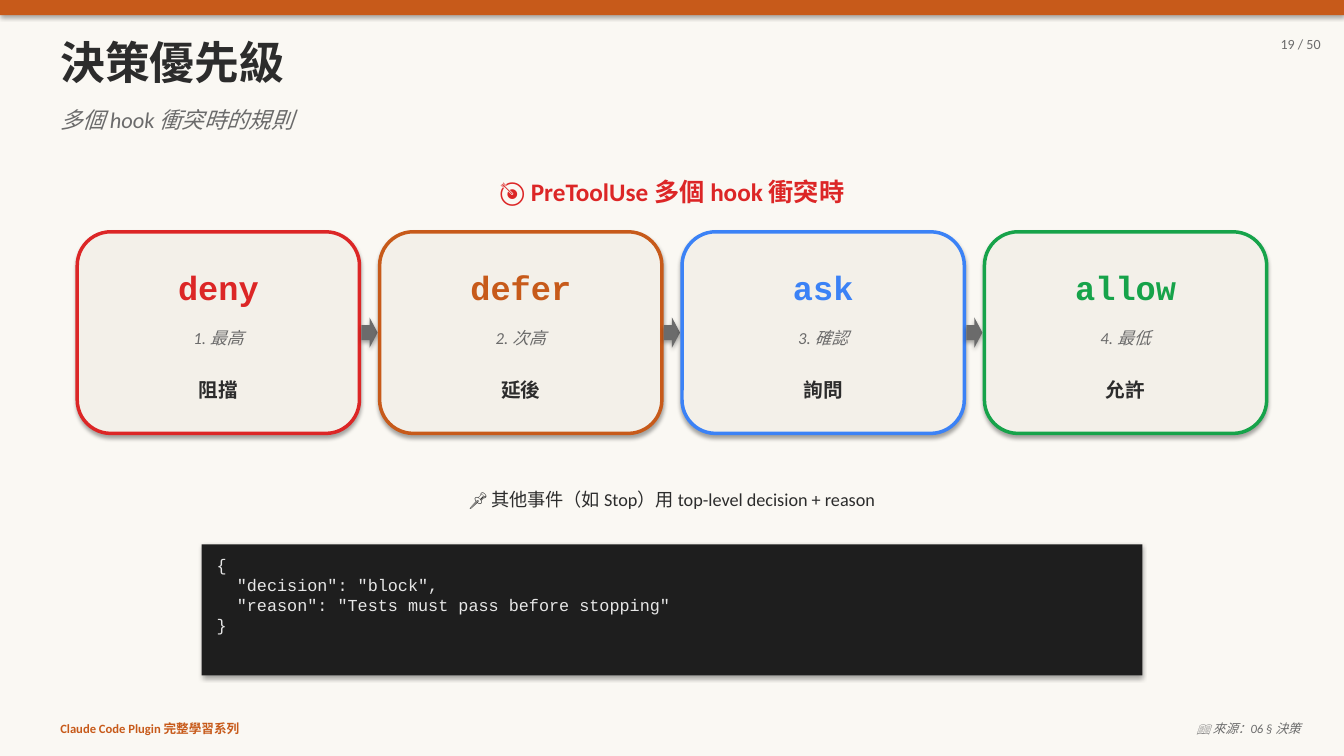
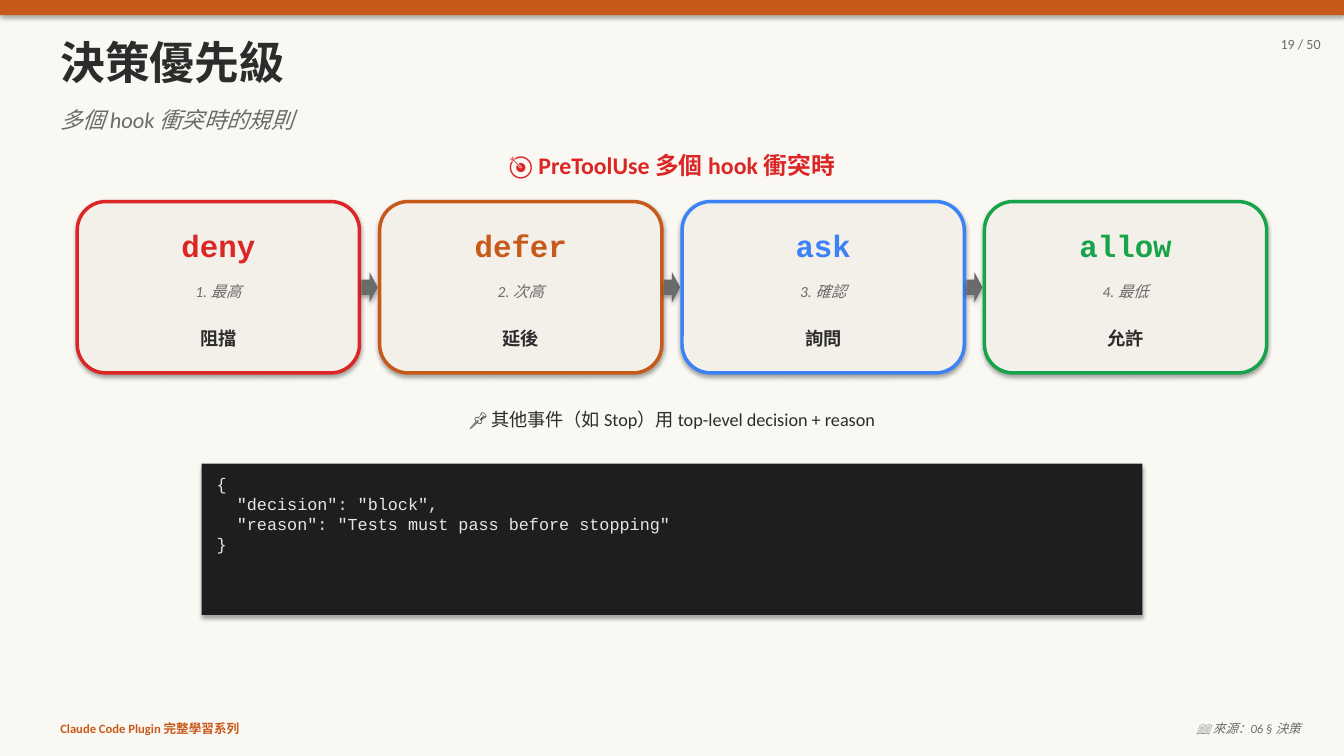
Before and after one commit to kcf7012/pi-proj, a slide deck: slide 19 of 06-hooks.pptx. Drawn at 1344x756 pixels with LibreOffice and Linux fonts; fonts in the diff are those of the drawing. Boxes give left, top, right and bottom in pixels: in the first picture for what was removed or moved away, otherwise in the second. Text is boxed around its words. In the diff, an @@ line names an element or a change of style, - is before the commit and + after.

```diff
--- a/06-hooks.pptx
+++ b/06-hooks.pptx
@@ text "🎯 PreToolUse 多個 hook 衝突時": place and size @@
-text "🎯 PreToolUse 多個 hook 衝突時" at [531, 179, 845, 204]
+text "🎯 PreToolUse 多個 hook 衝突時" at [538, 153, 835, 176]
@@ text "🎯 PreToolUse 多個 hook 衝突時" at [538, 153, 835, 176]: size 18 to 17 pt @@
@@ rounded rectangle: place and size @@
-rounded rectangle at [78, 232, 360, 434]
+rounded rectangle at [78, 202, 360, 373]
@@ rounded rectangle: place and size @@
-rounded rectangle at [380, 232, 662, 434]
+rounded rectangle at [380, 202, 662, 373]
@@ rounded rectangle: place and size @@
-rounded rectangle at [683, 232, 965, 434]
+rounded rectangle at [683, 202, 965, 373]
@@ rounded rectangle: place and size @@
-rounded rectangle at [985, 232, 1267, 434]
+rounded rectangle at [985, 202, 1267, 373]
@@ 4 texts: place and size @@
-4 texts at [178, 276, 1176, 307]
+4 texts at [181, 235, 1171, 264]
@@ size 24 to 22 pt in 4 elements at [181, 235, 255, 264], [475, 235, 567, 258], [796, 235, 851, 258], [1079, 235, 1171, 258] @@
@@ 4 texts, 3 right arrows: place and size @@
-4 texts, 3 right arrows at [193, 318, 1151, 348]
+4 texts, 3 right arrows at [195, 272, 1149, 302]
@@ size 12 to 11 pt in 4 elements at [195, 284, 242, 298], [498, 284, 544, 298], [800, 284, 846, 298], [1103, 284, 1149, 298] @@
@@ 4 texts: place and size @@
-4 texts at [199, 380, 1145, 399]
+4 texts at [200, 327, 1143, 351]
@@ size 14 to 13 pt in 4 elements at [200, 327, 236, 351], [503, 329, 539, 347], [805, 330, 841, 347], [1107, 329, 1143, 347] @@
@@ text "📌 其他事件（如 Stop）用 top-level decision ...": place and size @@
-text "📌 其他事件（如 Stop）用 top-level decision ..." at [491, 490, 875, 509]
+text "📌 其他事件（如 Stop）用 top-level decision ..." at [491, 410, 875, 429]
@@ text "{": place and size @@
-text "{" at [237, 579, 670, 615]
+text "{" at [237, 498, 670, 534]
@@ rectangle: place and size @@
-rectangle at [202, 544, 1142, 676]
+rectangle at [202, 464, 1142, 615]
```
Also in this commit, not shown: 13 other slides changed, 3 other files.
